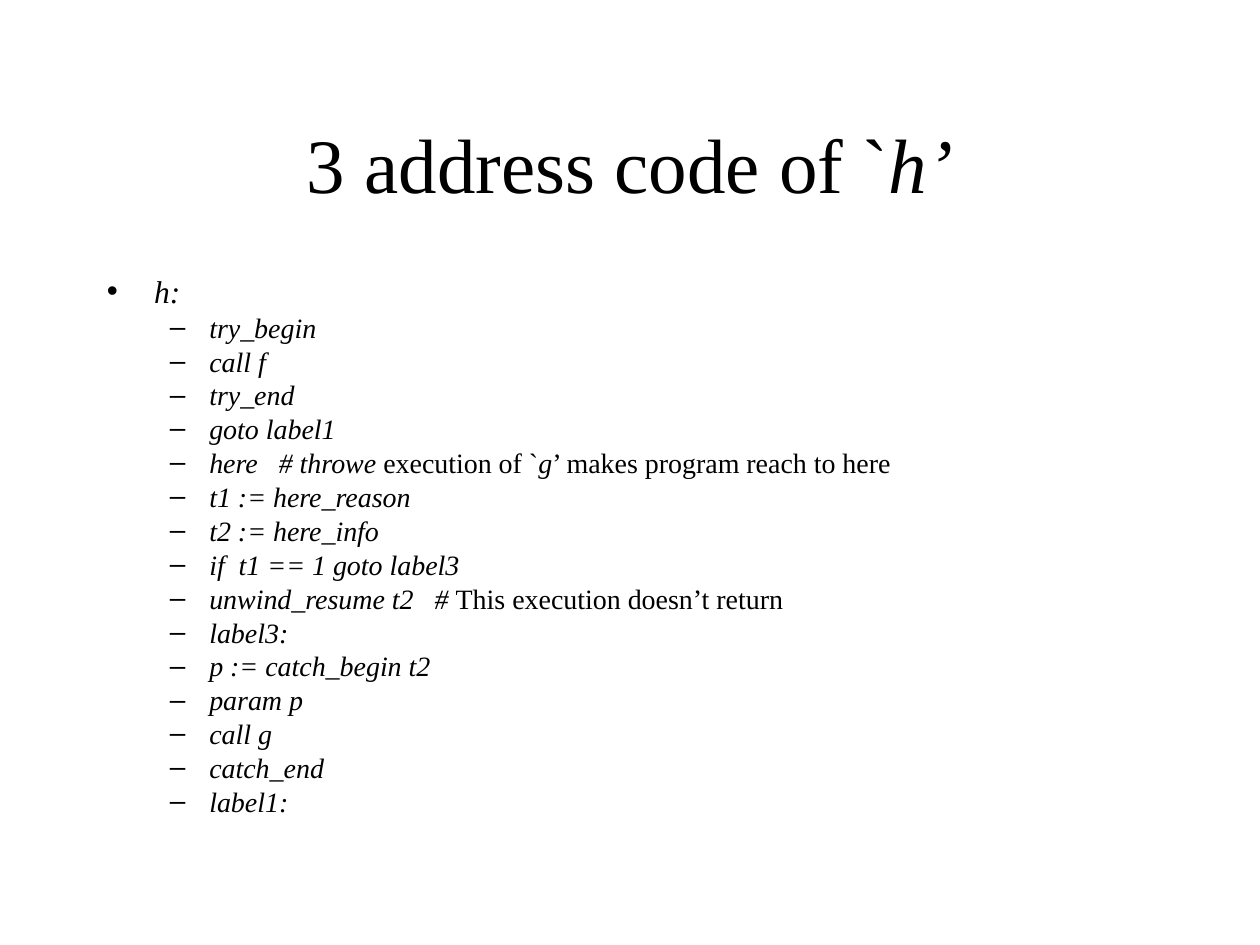
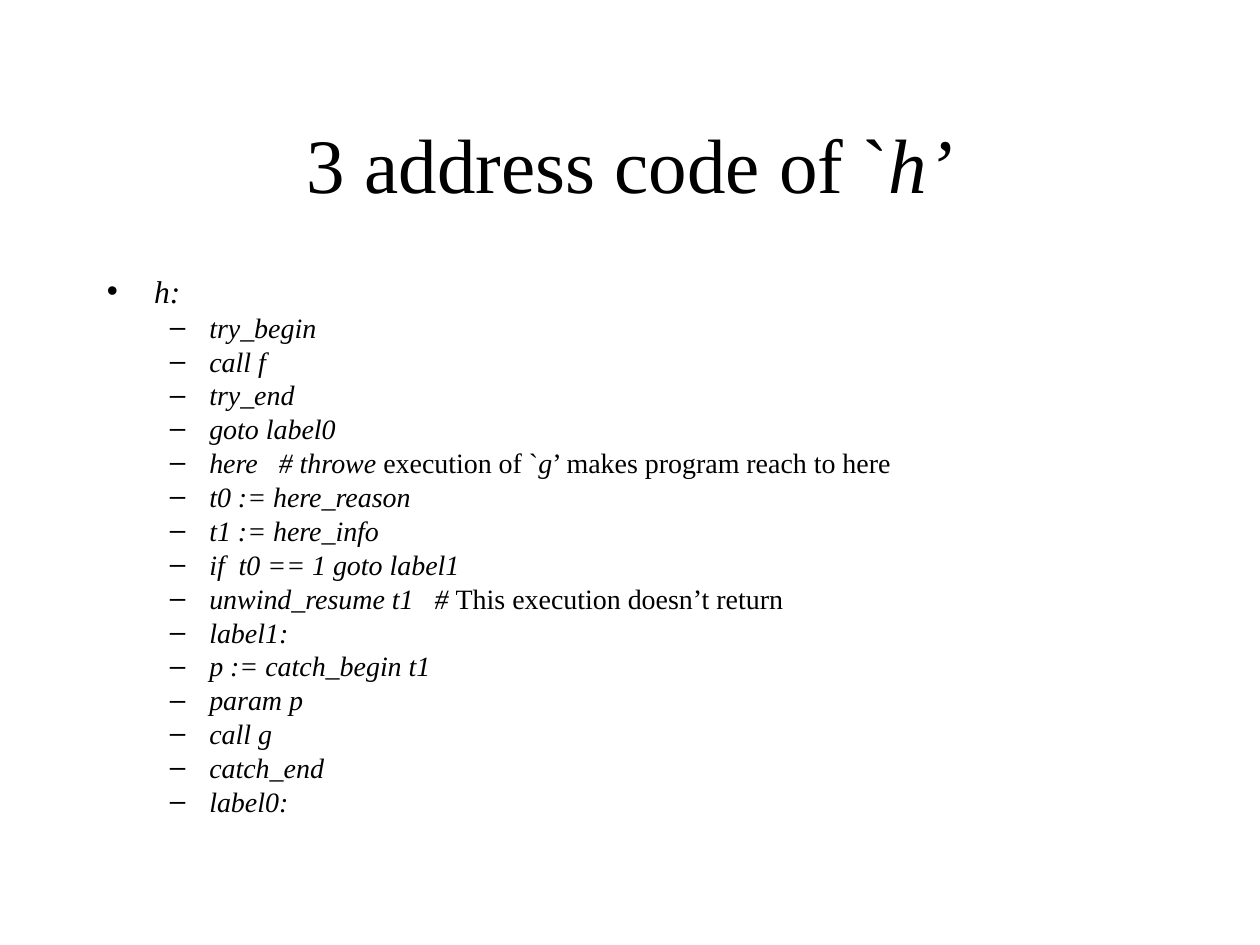
Before and after one commit to KeiHasegawa/cxx_doc, a slide deck: slide 4 of 24_exception_3ac_e.ppt. Drawn at 1260x945 pixels with LibreOffice and Linux fonts; fonts in the diff are those of the drawing. Boxes give left, top, right and bottom in pixels: in the first picture for what was removed or moved away, otherwise in the second. Text is boxed around its words. In the diff, an @@ line names an element or a change of style, - is before the commit and + after.

```diff
--- a/24_exception_3ac_e.ppt
+++ b/24_exception_3ac_e.ppt
@@ text at (209,419,336,445): text changed @@
-  – goto label1
+  – goto label0
@@ text at (209,487,783,682): text changed @@
-  – t1 := here_reason
-  – t2 := here_info
-  – if t1 == 1 goto label3
-  – unwind_resume t2 # This execution doesn’t return
-  – label3:
-  – p := catch_begin t2
+  – t0 := here_reason
+  – t1 := here_info
+  – if t0 == 1 goto label1
+  – unwind_resume t1 # This execution doesn’t return
+  – label1:
+  – p := catch_begin t1
@@ text at (209,792,288,813): text changed @@
-  – label1:
+  – label0:
```
Also in this commit, not shown: 4 other slides changed, 2 slides added, 3 other files.
